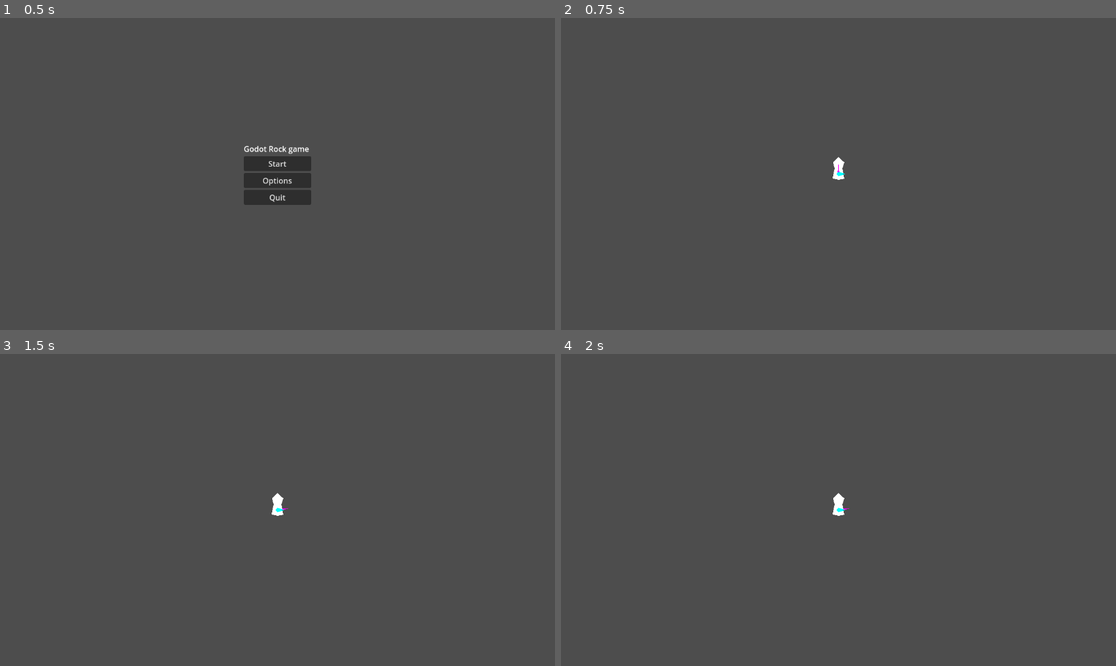
Above: before the commit, frames 1-4 (two rows, left to right).
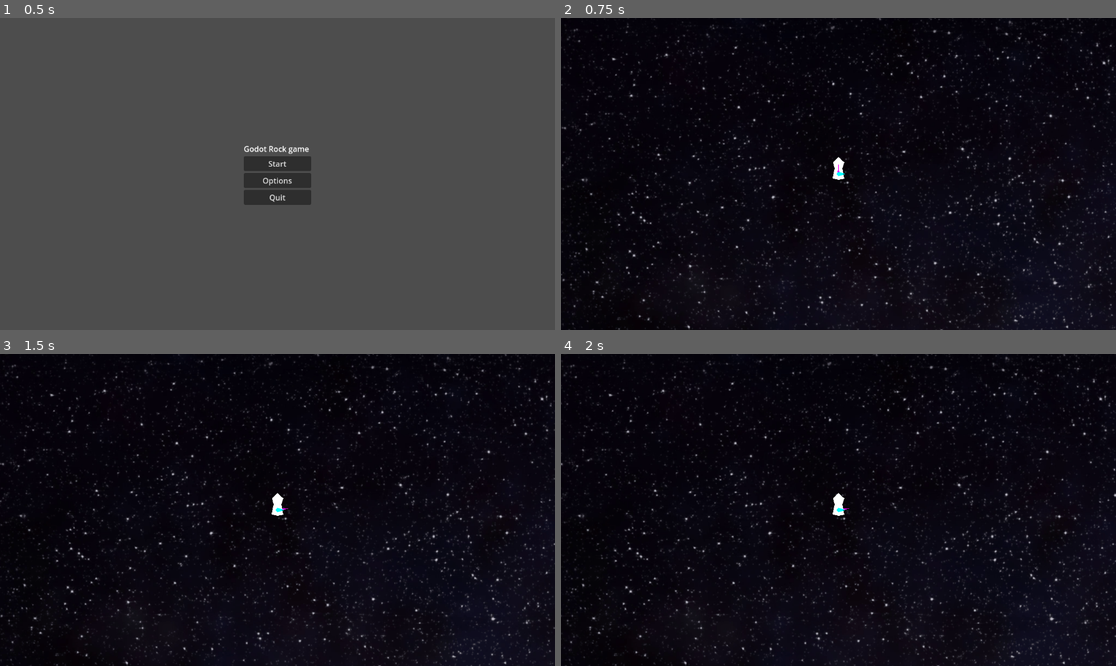
Above: after the commit, the same moments.

Repository: JeanShark-dev/godot-rock-survival
Game: Godot game, scene res://scenes/main.tscn
Same seed, same stepped clock (60 frames per second), same inputs: the game is played once before the commit and once after it.
Inputs (mouse positions are in pixels of both pictures, inside the frame that each line leads up to):
- Up to frame 1 (0.5 s): no input
- Up to frame 2 (0.75 s): click "Start" at 0.5 s
- Up to frame 3 (1.5 s): tap Enter at 1.25 s; move the mouse to (399, 494) at 1.27 s; hold D (mv_right) from 1.28 s (still down)
- Up to frame 4 (2 s): keep holding D (mv_right)

Frame 1 is identical in both runs. In frame 2, 99% of the frame differs, in the area x 0-100%, y 0-100%; in frame 3, 99%; in frame 4, 99%.

Commit message:
Added a primitive parallax background
it looks slow but is just very far away, this technique could be used for prettier backgrounds than just a png

Diff:
--- /dev/null
+++ b/scenes/stage.tscn
@@ -0,0 +1,18 @@
+[gd_scene load_steps=2 format=3 uid="uid://blhflwhmkshwk"]
+
+[ext_resource type="Texture2D" uid="uid://bs7cx8u4h1l8x" path="res://texture/loopable-tileable-stars-pattern-realistic-stars-slowly-twinkle-in-the-night-sky-seamless-tile-can-be-combined-into-8k-or-larger-frame-by-placing-clip-copies-side-by-side_vkpg6uy2__F0000.png" id="1_8rem4"]
+
+[node name="Stage" type="Node2D"]
+
+[node name="ParallaxBackground" type="ParallaxBackground" parent="."]
+
+[node name="ParallaxLayer" type="ParallaxLayer" parent="ParallaxBackground"]
+motion_scale = Vector2(0.1, 0.1)
+motion_mirroring = Vector2(2310, 1299)
+
+[node name="Background" type="Sprite2D" parent="ParallaxBackground/ParallaxLayer"]
+z_index = -100
+texture = ExtResource("1_8rem4")
+centered = false
+region_enabled = true
+region_rect = Rect2(0, 0, 2310, 1299)
--- a/scenes/world_container.tscn
+++ b/scenes/world_container.tscn
@@ -1,6 +1,9 @@
-[gd_scene load_steps=2 format=3 uid="uid://djjqi15gmix07"]
+[gd_scene load_steps=3 format=3 uid="uid://djjqi15gmix07"]
 
 [ext_resource type="Script" uid="uid://cft8smjxmxji7" path="res://scripts/world_container.gd" id="1_x51d6"]
+[ext_resource type="PackedScene" uid="uid://blhflwhmkshwk" path="res://scenes/stage.tscn" id="2_5n7ks"]
 
 [node name="WorldContainer" type="Node2D"]
 script = ExtResource("1_x51d6")
+
+[node name="Stage" parent="." instance=ExtResource("2_5n7ks")]
Binary file added: texture/loopable-tileable-stars-pattern-realistic-stars-slowly-twinkle-in-the-night-sky-seamless-tile-can-be-combined-into-8k-or-larger-frame-by-placing-clip-copies-side-by-side_vkpg6uy2__F0000.png
Not shown, added: texture/loopable-tileable-stars-pattern-realistic-stars-slowly-twinkle-in-the-night-sky-seamless-tile-can-be-combined-into-8k-or-larger-frame-by-placing-clip-copies-side-by-side_vkpg6uy2__F0000.png.i…
